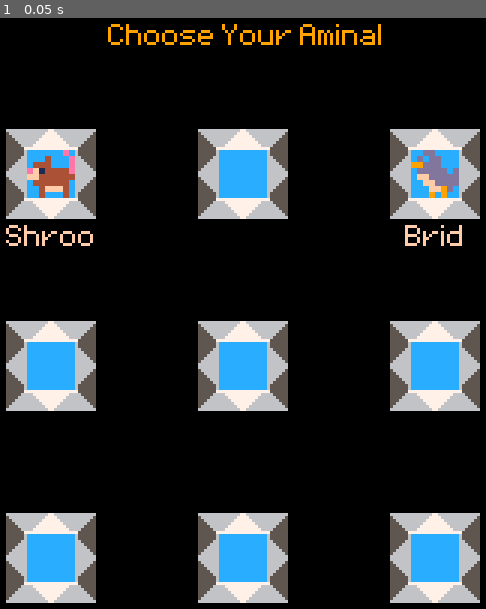
Above: before the commit, frame 1.
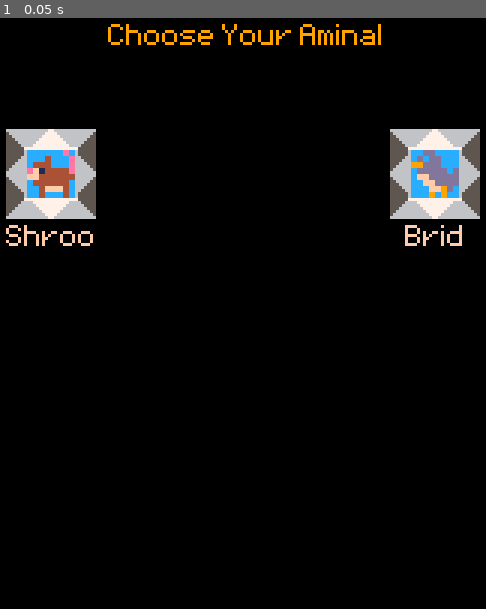
Above: after the commit, the same moment.

Repository: sealgair/ForestFiends
Game: Godot game, scene res://CharacterSelect.tscn
Two runs of this game, one before a commit and one after it. Both use one fixed random seed, a clock stepped at 60 frames per second and the inputs below. This scene is started directly instead of the project's main scene.
Inputs:
- Up to frame 1 (0.05 s): no input

The runs differ from the first frame. In frame 1, 20% of the frame differs, in the area x 1-99%, y 18-99%.

Commit message:
highlight different options in character select screen

Diff:
--- /dev/null
+++ b/CharacterSelect.gd
@@ -0,0 +1,76 @@
+extends Node2D
+
+var inputs = {}
+var highlights = [null, null, null, null]
+var selections = [false, false, false, false]
+var selectors
+var players
+
+func _ready():
+	selectors = [
+		[$Selector1, $Selector3,],
+	]
+	players = [
+		$Player1Selector,
+		$Player2Selector,
+		$Player3Selector,
+		$Player4Selector,
+	]
+	for p in range(4):
+		var pl = p+1
+		inputs[p] = {
+			'up': 'ui_up{p}'.format({"p": pl}),
+			'down': 'ui_down{p}'.format({"p": pl}),
+			'left': 'ui_left{p}'.format({"p": pl}),
+			'right': 'ui_right{p}'.format({"p": pl}),
+			'select': 'ui_a{p}'.format({"p": pl}),
+			'cancel': 'ui_b{p}'.format({"p": pl}),
+		}
+
+
+func _process(delta):
+	for row in selectors:
+		for cell in row:
+			cell.highlighted = 0
+			cell.selected = 0
+
+	for p in range(4):
+		var inp = inputs[p];
+		var dir = Vector2(0,0)
+		# x & y are flipped to make the inline definition of 'selectors' look right above
+		if Input.is_action_just_pressed(inp['left']):
+			dir.y -= 1
+		if Input.is_action_just_pressed(inp['right']):
+			dir.y += 1
+		if Input.is_action_just_pressed(inp['up']):
+			dir.x -= 1
+		if Input.is_action_just_pressed(inp['down']):
+			dir.x += 1
+
+		var cell = highlights[p]
+		if dir.length() != 0 and not selections[p]:
+			if cell == null:
+				cell = Vector2(0,0)
+				highlights[p] = cell
+			else:
+				cell.x = wrapi(cell.x+dir.x, 0, selectors.size())
+				cell.y = wrapi(cell.y+dir.y, 0, selectors[cell.x].size())
+			highlights[p] = cell
+
+		if cell != null:
+			players[p].visible = true
+			selectors[cell.x][cell.y].highlighted |= int(pow(2,p))
+			if Input.is_action_just_pressed(inp['select']):
+				selections[p] = true
+			if selections[p]:
+				selectors[cell.x][cell.y].selected |= int(pow(2,p))
+				players[p].set_aminal(selectors[cell.x][cell.y].aminal)
+
+			if Input.is_action_just_pressed(inp['cancel']):
+				if selections[p]:
+					selections[p] = false
+					players[p].set_aminal("")
+				else:
+					highlights[p] = null
+		else:
+			players[p].visible = false
--- a/CharacterSelect.tscn
+++ b/CharacterSelect.tscn
@@ -1,9 +1,12 @@
-[gd_scene load_steps=3 format=2]
+[gd_scene load_steps=5 format=2]
 
 [ext_resource path="res://CharacterSelector.tscn" type="PackedScene" id=1]
 [ext_resource path="res://MenuTheme.tres" type="Theme" id=2]
+[ext_resource path="res://CharacterSelect.gd" type="Script" id=3]
+[ext_resource path="res://PlayerSelector.tscn" type="PackedScene" id=4]
 
 [node name="CharacterSelect" type="Node2D"]
+script = ExtResource( 3 )
 
 [node name="ColorRect" type="ColorRect" parent="."]
 margin_right = 257.0
@@ -47,3 +50,18 @@
 theme = ExtResource( 2 )
 custom_colors/font_color = Color( 1, 0.639216, 0, 1 )
 text = "Choose Your Aminal"
+
+[node name="Player1Selector" parent="." instance=ExtResource( 4 )]
+position = Vector2( 8, 8 )
+
+[node name="Player2Selector" parent="." instance=ExtResource( 4 )]
+position = Vector2( 216, 8 )
+player = 2
+
+[node name="Player3Selector" parent="." instance=ExtResource( 4 )]
+position = Vector2( 8, 216 )
+player = 2
+
+[node name="Player4Selector" parent="." instance=ExtResource( 4 )]
+position = Vector2( 216, 216 )
+player = 2
--- a/CharacterSelector.gd
+++ b/CharacterSelector.gd
@@ -20,6 +20,8 @@
 		$Aminal.frames = aminal_sprite.frames
 		$Aminal.play("idle")
 		$Label.text = aminal
+	else:
+		$Background.animation = "off"
 
 func _process(delta):
 	for p in range(4):
--- a/CharacterSelector.tscn
+++ b/CharacterSelector.tscn
@@ -10,9 +10,14 @@
 
 [sub_resource type="SpriteFrames" id=2]
 animations = [ {
+"frames": [  ],
+"loop": true,
+"name": "off",
+"speed": 5.0
+}, {
 "frames": [ SubResource( 1 ) ],
 "loop": true,
-"name": "unselected",
+"name": "on",
 "speed": 5.0
 } ]
 
@@ -133,7 +138,7 @@
 
 [node name="Background" type="AnimatedSprite" parent="."]
 frames = SubResource( 2 )
-animation = "unselected"
+animation = "on"
 centered = false
 
 [node name="Player1" type="AnimatedSprite" parent="."]
--- a/Player.gd
+++ b/Player.gd
@@ -21,10 +21,10 @@
 func _ready():
 	screen_size = get_viewport_rect().size
 	# button mappings
-	inputs['right'] = "move_right{p}".format({'p': player})
-	inputs['left'] = "move_left{p}".format({'p': player})
-	inputs['special'] = "move_special{p}".format({'p': player})
-	inputs['attack'] = "move_attack{p}".format({'p': player})
+	inputs['right'] = "ui_right{p}".format({'p': player})
+	inputs['left'] = "ui_left{p}".format({'p': player})
+	inputs['special'] = "ui_a{p}".format({'p': player})
+	inputs['attack'] = "ui_b{p}".format({'p': player})
 	if palette == null:
 		palette = player - 1
 	$AnimatedSprite.material.set_shader_param("palette", palette)
--- /dev/null
+++ b/PlayerSelector.gd
@@ -0,0 +1,36 @@
+extends Node2D
+
+export (int) var player = 1
+var palette = null
+var aminal = ""
+var colors = [
+	Color("ff004d"),
+	Color("83769c"),
+	Color("00e436"),
+	Color("00e436"),
+]
+
+# Called when the node enters the scene tree for the first time.
+func _ready():
+	$Label.text = String(player)
+	$Background.color = colors[player-1]
+
+func set_aminal(new_aminal):
+	aminal = new_aminal
+	if aminal:
+		var instance = load("res://{a}.tscn".format({"a": aminal})).instance()
+		var aminal_sprite = instance.get_node("AnimatedSprite")
+		for f in range($Aminal.frames.get_frame_count("idle")):
+			$Aminal.frames.remove_frame("idle", f)
+		for f in range(aminal_sprite.frames.get_frame_count("idle")):
+			var frame = aminal_sprite.frames.get_frame("idle", f)
+			$Aminal.frames.add_frame("idle", frame)
+
+		$Label.visible = false
+		$Sky.visible = true
+		$Aminal.visible = true
+		$Aminal.play("idle")
+	else:
+		$Aminal.visible = false
+		$Sky.visible = false
+		$Label.visible = true
--- /dev/null
+++ b/PlayerSelector.tscn
@@ -0,0 +1,48 @@
+[gd_scene load_steps=4 format=2]
+
+[ext_resource path="res://MenuTheme.tres" type="Theme" id=1]
+[ext_resource path="res://PlayerSelector.gd" type="Script" id=2]
+
+[sub_resource type="SpriteFrames" id=1]
+animations = [ {
+"frames": [  ],
+"loop": true,
+"name": "idle",
+"speed": 5.0
+} ]
+
+[node name="PlayerSelector" type="Node2D"]
+script = ExtResource( 2 )
+
+[node name="Background" type="ColorRect" parent="."]
+margin_left = 2.0
+margin_top = 2.0
+margin_right = 30.0
+margin_bottom = 30.0
+color = Color( 0.494118, 0.145098, 0.32549, 1 )
+
+[node name="Sky" type="ColorRect" parent="."]
+visible = false
+margin_left = 6.0
+margin_top = 6.0
+margin_right = 26.0
+margin_bottom = 26.0
+color = Color( 0.160784, 0.678431, 1, 1 )
+
+[node name="Label" type="Label" parent="."]
+margin_left = 8.0
+margin_top = 8.0
+margin_right = 24.0
+margin_bottom = 24.0
+theme = ExtResource( 1 )
+custom_colors/font_color = Color( 1, 0.945098, 0.909804, 1 )
+text = "0"
+align = 1
+valign = 1
+
+[node name="Aminal" type="AnimatedSprite" parent="."]
+visible = false
+position = Vector2( 8, 8 )
+frames = SubResource( 1 )
+animation = "idle"
+centered = false
--- a/project.godot
+++ b/project.godot
@@ -35,44 +35,64 @@
 
 [input]
 
-move_right1={
+ui_right1={
 "deadzone": 0.5,
 "events": [ Object(InputEventKey,"resource_local_to_scene":false,"resource_name":"","device":0,"alt":false,"shift":false,"control":false,"meta":false,"command":false,"pressed":false,"scancode":0,"physical_scancode":70,"unicode":0,"echo":false,"script":null)
  ]
 }
-move_left1={
+ui_left1={
 "deadzone": 0.5,
 "events": [ Object(InputEventKey,"resource_local_to_scene":false,"resource_name":"","device":0,"alt":false,"shift":false,"control":false,"meta":false,"command":false,"pressed":false,"scancode":0,"physical_scancode":83,"unicode":0,"echo":false,"script":null)
  ]
 }
-move_special1={
+ui_a1={
 "deadzone": 0.5,
 "events": [ Object(InputEventKey,"resource_local_to_scene":false,"resource_name":"","device":0,"alt":false,"shift":false,"control":false,"meta":false,"command":false,"pressed":false,"scancode":0,"physical_scancode":65,"unicode":0,"echo":false,"script":null)
  ]
 }
-move_attack1={
+ui_b1={
 "deadzone": 0.5,
 "events": [ Object(InputEventKey,"resource_local_to_scene":false,"resource_name":"","device":0,"alt":false,"shift":false,"control":false,"meta":false,"command":false,"pressed":false,"scancode":0,"physical_scancode":81,"unicode":0,"echo":false,"script":null)
  ]
 }
-move_right2={
+ui_right2={
 "deadzone": 0.5,
 "events": [ Object(InputEventKey,"resource_local_to_scene":false,"resource_name":"","device":0,"alt":false,"shift":false,"control":false,"meta":false,"command":false,"pressed":false,"scancode":0,"physical_scancode":76,"unicode":0,"echo":false,"script":null)
  ]
 }
-move_left2={
+ui_left2={
 "deadzone": 0.5,
 "events": [ Object(InputEventKey,"resource_local_to_scene":false,"resource_name":"","device":0,"alt":false,"shift":false,"control":false,"meta":false,"command":false,"pressed":false,"scancode":0,"physical_scancode":74,"unicode":0,"echo":false,"script":null)
  ]
 }
-move_special2={
+ui_a2={
 "deadzone": 0.5,
 "events": [ Object(InputEventKey,"resource_local_to_scene":false,"resource_name":"","device":0,"alt":false,"shift":false,"control":false,"meta":false,"command":false,"pressed":false,"scancode":0,"physical_scancode":59,"unicode":0,"echo":false,"script":null)
  ]
 }
-move_attack2={
+ui_b2={
 "deadzone": 0.5,
 "events": [ Object(InputEventKey,"resource_local_to_scene":false,"resource_name":"","device":0,"alt":false,"shift":false,"control":false,"meta":false,"command":false,"pressed":false,"scancode":0,"physical_scancode":80,"unicode":0,"echo":false,"script":null)
+ ]
+}
+ui_up1={
+"deadzone": 0.5,
+"events": [ Object(InputEventKey,"resource_local_to_scene":false,"resource_name":"","device":0,"alt":false,"shift":false,"control":false,"meta":false,"command":false,"pressed":false,"scancode":0,"physical_scancode":69,"unicode":0,"echo":false,"script":null)
+ ]
+}
+ui_down1={
+"deadzone": 0.5,
+"events": [ Object(InputEventKey,"resource_local_to_scene":false,"resource_name":"","device":0,"alt":false,"shift":false,"control":false,"meta":false,"command":false,"pressed":false,"scancode":0,"physical_scancode":68,"unicode":0,"echo":false,"script":null)
+ ]
+}
+ui_up2={
+"deadzone": 0.5,
+"events": [ Object(InputEventKey,"resource_local_to_scene":false,"resource_name":"","device":0,"alt":false,"shift":false,"control":false,"meta":false,"command":false,"pressed":false,"scancode":0,"physical_scancode":73,"unicode":0,"echo":false,"script":null)
+ ]
+}
+ui_down2={
+"deadzone": 0.5,
+"events": [ Object(InputEventKey,"resource_local_to_scene":false,"resource_name":"","device":0,"alt":false,"shift":false,"control":false,"meta":false,"command":false,"pressed":false,"scancode":0,"physical_scancode":75,"unicode":0,"echo":false,"script":null)
  ]
 }
 
Not shown, changed: selector.pxo
